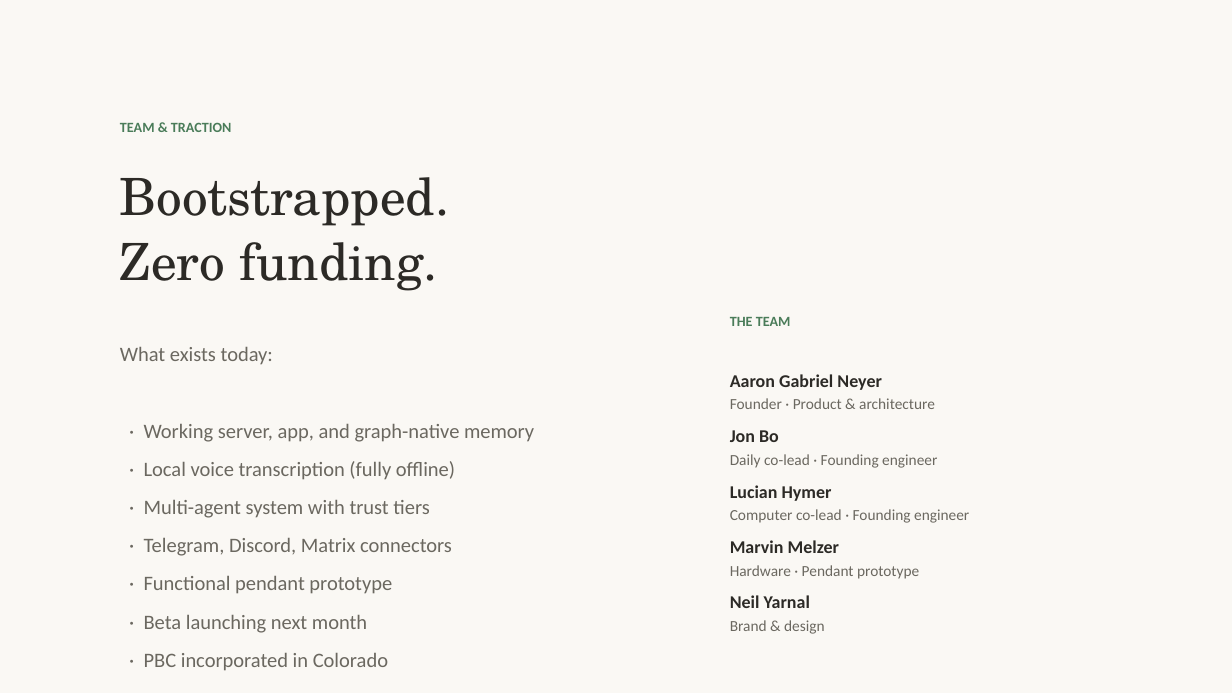
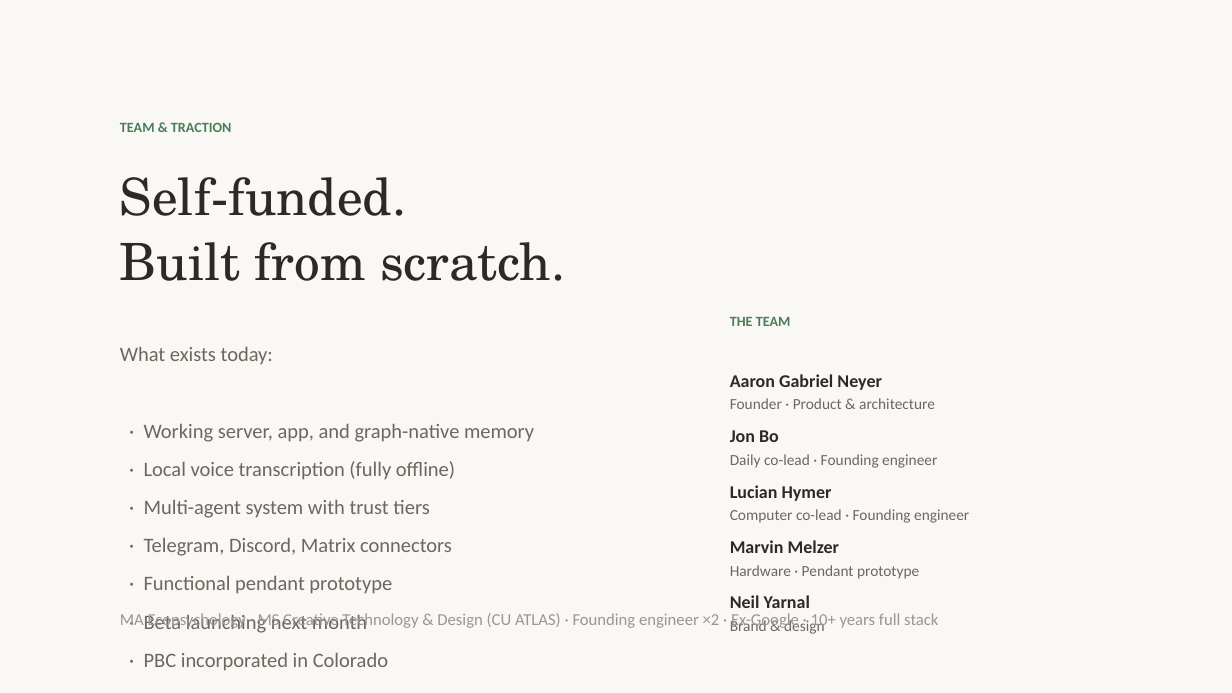
Before and after one commit to OpenParachutePBC/parachute-computer, a slide deck: slide 8 of nvc-pitch-deck.pptx (slide 9 before the commit). Drawn at 1232x693 pixels with LibreOffice and Linux fonts; fonts in the diff are those of the drawing. Boxes give left, top, right and bottom in pixels: in the first picture for what was removed or moved away, otherwise in the second. Text is boxed around its words. In the diff, an @@ line names an element or a change of style, - is before the commit and + after.

```diff
--- a/nvc-pitch-deck.pptx
+++ b/nvc-pitch-deck.pptx
@@ text at bbox=[120, 177, 565, 281]: text changed @@
-Bootstrapped.
-Zero funding.
+Self-funded.
+Built from scratch.
@@ text added at bbox=[120, 613, 938, 630], 13 pt, text #9A9690 @@
+MA Ecopsychology · MS Creative Technology & Design (CU ATLAS) · Founding engineer ×2 · Ex-Google · 10+ years full stack
```
Also in this commit, not shown: 5 other slides changed, 2 slides removed, 2 other files.
